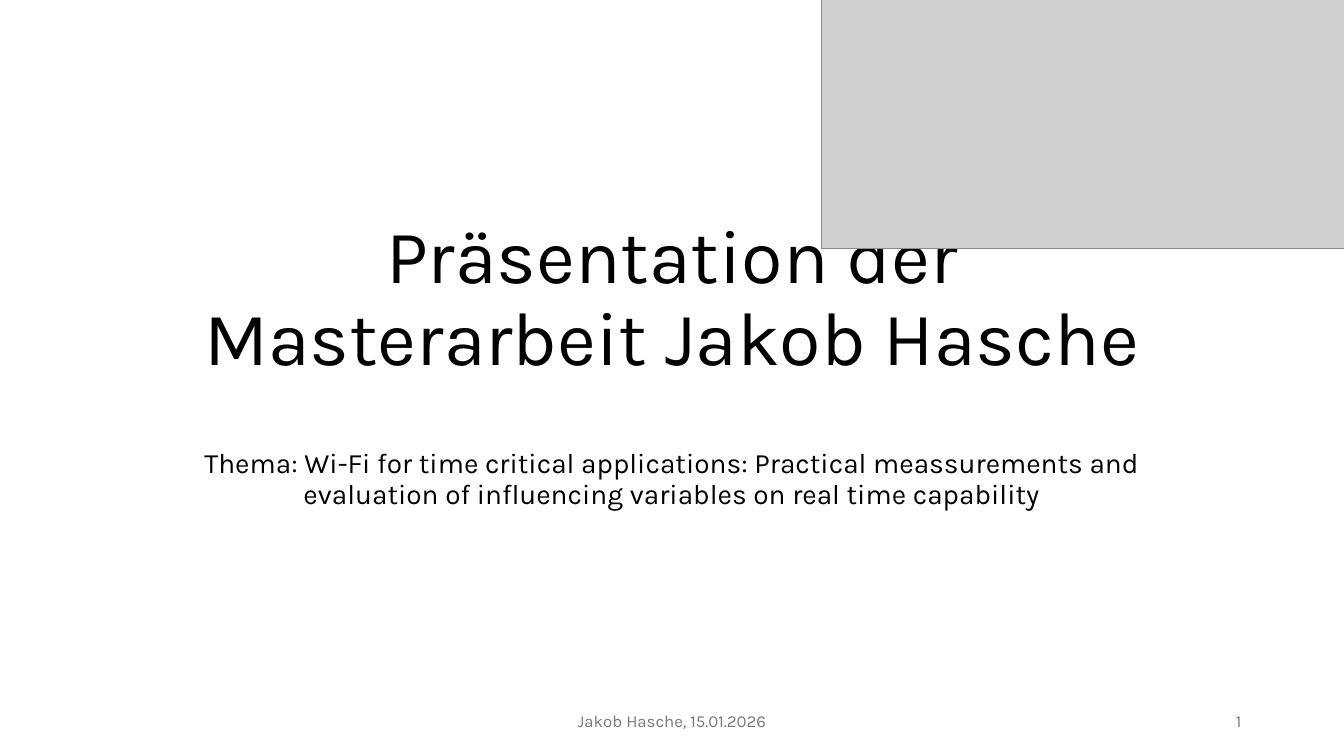
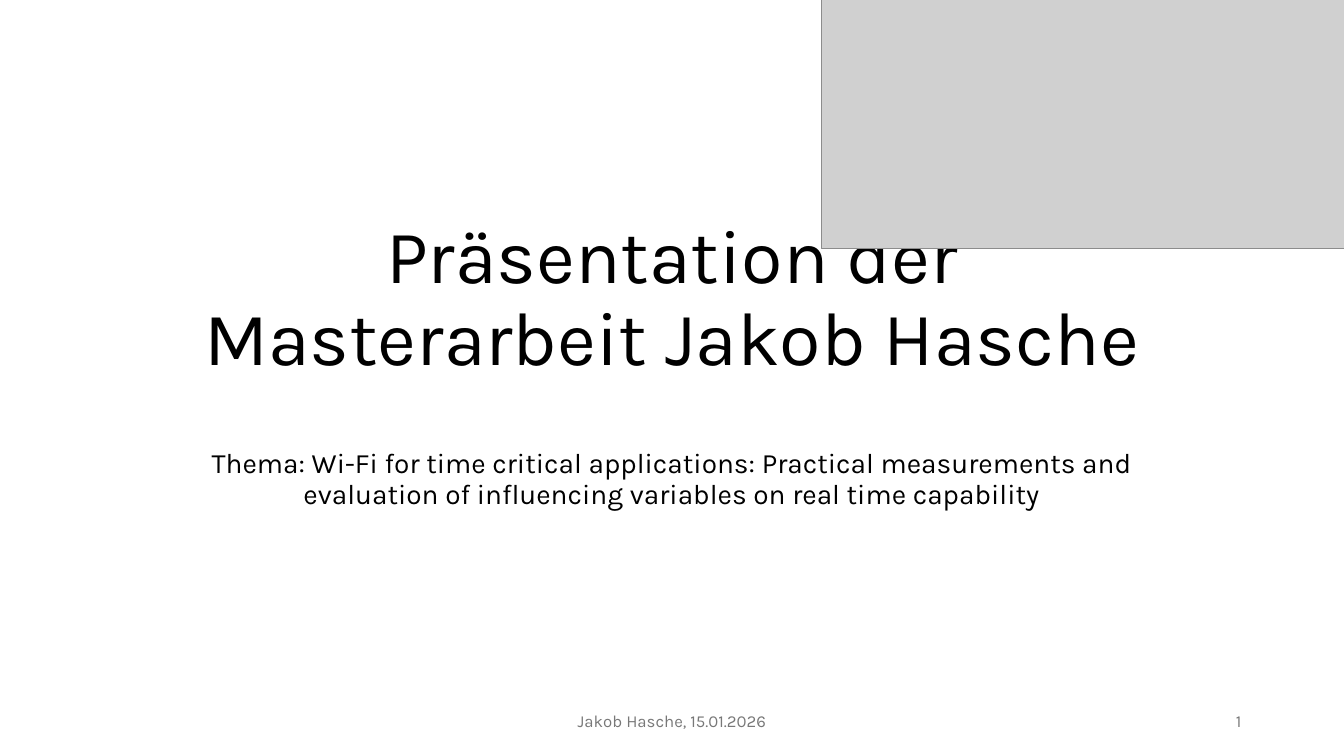
Before and after one commit to studhascja/Masterthesis, a slide deck: slide 1 of Präsentation der Masterarbeit Jakob Hasche.pptx. Drawn at 1344x756 pixels with LibreOffice and Linux fonts; fonts in the diff are those of the drawing; grey boxes stand for pictures. Boxes give left, top, right and bottom in pixels: in the first picture for what was removed or moved away, otherwise in the second. Text is boxed around its words. In the diff, an @@ line names an element or a change of style, - is before the commit and + after.

Commit message:
Add Presentation

```diff
--- a/Präsentation der Masterarbeit Jakob Hasche.pptx
+++ b/Präsentation der Masterarbeit Jakob Hasche.pptx
@@ subtitle at (212, 453, 1131, 511): text changed @@
-Thema: Wi-Fi for time critical applications: Practical meassurements and evaluation of influencing variables on real time capability
+Thema: Wi-Fi for time critical applications: Practical measurements and evaluation of influencing variables on real time capability
```
Also in this commit, not shown: 8 other slides changed, 2 slides added, 1 slide removed.
